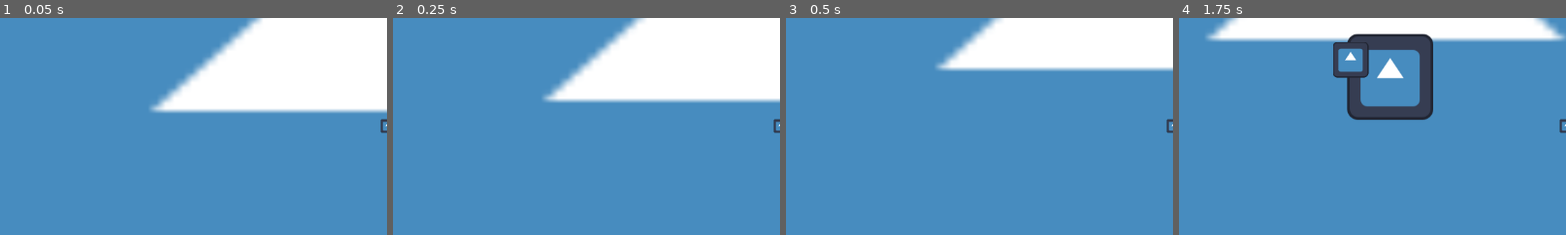
Above: before the commit, frames 1-4 (left to right).
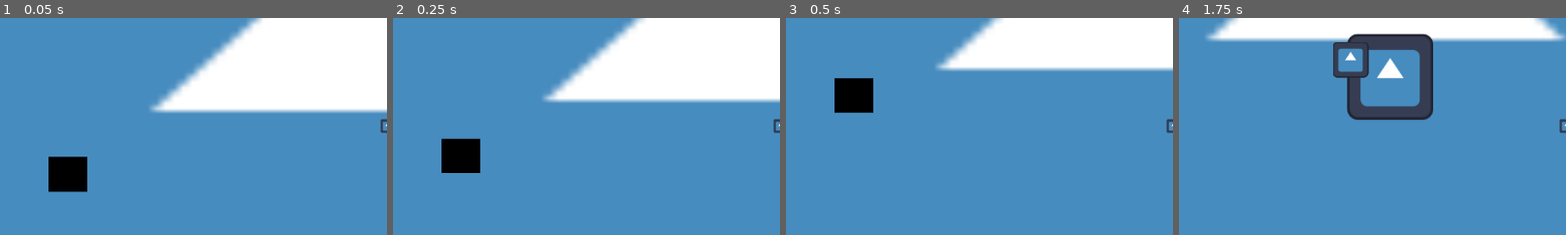
Above: after the commit, the same moments.

Repository: MstrMinecrafter/CSC486B-Prototype
Game: Godot game, scene res://root.tscn
Same seed, same stepped clock (60 frames per second), same inputs: the game is played once before the commit and once after it. The engine's default icon, where the game draws it, is replaced by a stand-in: a white triangle on a blue panel in a dark square.
Inputs:
- Up to frame 1 (0.05 s): no input
- Up to frame 2 (0.25 s): no input
- Up to frame 3 (0.5 s): no input
- Up to frame 4 (1.75 s): tap Enter (ui_accept) at 0.5, 0.77, 1.52 s; hold Right (ui_right) from 0.53 s (still down)
The pictures show only the part of the screen within x 0-50%, y 25-75%; the shares and areas given below are measured in that part.

The runs differ from the first frame. In frame 1, 1.7% of the frame differs, in the area x 12-23%, y 63-81%; in frame 2, 1.6%; in frame 3, 1.6%; in frame 4, nothing differs.

Commit message:
Changed colour system to no longer use strings. Added sprite to walls

Diff:
--- a/csc-486b-prototype/02_Levels/Another_Level.tscn
+++ b/csc-486b-prototype/02_Levels/Another_Level.tscn
@@ -39,12 +39,12 @@
 [node name="Obstacle2" parent="Foreground" unique_id=921351730 instance=ExtResource("5_x1lmt")]
 position = Vector2(-275, 179)
 
+[node name="Exit" type="Area2D" parent="Foreground" unique_id=1794265350]
+position = Vector2(-179, 144)
+
+[node name="CollisionShape2D" type="CollisionShape2D" parent="Foreground/Exit" unique_id=1789815733]
+position = Vector2(4.5, 5)
+shape = SubResource("RectangleShape2D_65sm4")
+
 [node name="Entrance" type="Marker2D" parent="." unique_id=2121061980]
 position = Vector2(171, 74)
-
-[node name="Exit" type="Area2D" parent="." unique_id=1794265350]
-position = Vector2(-179, 144)
-
-[node name="CollisionShape2D" type="CollisionShape2D" parent="Exit" unique_id=1789815733]
-position = Vector2(4.5, 5)
-shape = SubResource("RectangleShape2D_65sm4")
--- a/csc-486b-prototype/02_Levels/Level.tscn
+++ b/csc-486b-prototype/02_Levels/Level.tscn
@@ -9,14 +9,14 @@
 [ext_resource type="PackedScene" uid="uid://drbv26fbcjkxy" path="res://04_Animals/kitten.tscn" id="6_33871"]
 [ext_resource type="PackedScene" uid="uid://dngyig0abd1sr" path="res://04_Animals/Enemy.tscn" id="7_c5kom"]
 
+[sub_resource type="RectangleShape2D" id="RectangleShape2D_65sm4"]
+size = Vector2(29, 30)
+
 [sub_resource type="Curve2D" id="Curve2D_c5kom"]
 _data = {
 "points": PackedVector2Array(0, 0, 0, 0, 352.6038, 135.24527, 0, 0, 0, 0, -202.86792, 152.15094, 0, 0, 0, 0, 57.96225, -91.773605)
 }
 point_count = 3
-
-[sub_resource type="RectangleShape2D" id="RectangleShape2D_65sm4"]
-size = Vector2(29, 30)
 
 [node name="Level" type="Node2D" unique_id=1407382396]
 script = ExtResource("1_fda4h")
@@ -31,14 +31,21 @@
 [node name="Midground" type="Node" parent="." unique_id=1962280685]
 
 [node name="Wall" parent="Midground" unique_id=828491979 instance=ExtResource("3_m3clv")]
-position = Vector2(-319, 127)
+position = Vector2(-304, 147)
 scale = Vector2(5.7857203, 5.1468544)
 
 [node name="ColourChanger" parent="Midground" unique_id=648904756 instance=ExtResource("4_p25ue")]
 position = Vector2(269, 206)
-colour = "red"
+colour = Color(1, 0, 0, 1)
 
 [node name="Foreground" type="Node" parent="." unique_id=1828279886]
+
+[node name="Exit" type="Area2D" parent="Foreground" unique_id=1794265350]
+position = Vector2(-407.73, 144)
+
+[node name="CollisionShape2D" type="CollisionShape2D" parent="Foreground/Exit" unique_id=1789815733]
+position = Vector2(4.5, 5)
+shape = SubResource("RectangleShape2D_65sm4")
 
 [node name="Player" parent="Foreground" unique_id=2083418740 instance=ExtResource("4_mxnmf")]
 position = Vector2(135, 60)
@@ -54,14 +61,7 @@
 curve = SubResource("Curve2D_c5kom")
 
 [node name="Enemy" parent="Foreground" unique_id=855378465 instance=ExtResource("7_c5kom")]
-position = Vector2(-981, -154)
+position = Vector2(-992, -163)
 
 [node name="Entrance" type="Marker2D" parent="." unique_id=2121061980]
 position = Vector2(171, 74)
-
-[node name="Exit" type="Area2D" parent="." unique_id=1794265350]
-position = Vector2(-179, 144)
-
-[node name="CollisionShape2D" type="CollisionShape2D" parent="Exit" unique_id=1789815733]
-position = Vector2(4.5, 5)
-shape = SubResource("RectangleShape2D_65sm4")
--- a/csc-486b-prototype/02_Levels/level.gd
+++ b/csc-486b-prototype/02_Levels/level.gd
@@ -11,7 +11,7 @@
 	player = $Foreground/Player
 	bg_sprite = $Background/Sprite2D
 	entrance = $Entrance
-	exit = $Exit
+	exit = $Foreground/Exit
 	self.root = root
 	player.position = entrance.position
 
--- a/csc-486b-prototype/03_Environment/colour_changer.gd
+++ b/csc-486b-prototype/03_Environment/colour_changer.gd
@@ -1,4 +1,4 @@
 extends Node2D
 class_name ColourChanger
 
-@export var colour: String
+@export var colour: Color
--- a/csc-486b-prototype/03_Environment/wall.gd
+++ b/csc-486b-prototype/03_Environment/wall.gd
@@ -1,4 +1,7 @@
 extends Node2D
 class_name Wall
 
-@export var colour: String
+@export var colour: Color
+
+func _ready():
+	$Area2D/CollisionShape2D/ColorRect.color = colour
--- a/csc-486b-prototype/03_Environment/wall.tscn
+++ b/csc-486b-prototype/03_Environment/wall.tscn
@@ -3,12 +3,27 @@
 [ext_resource type="Script" uid="uid://dckmx48eneh06" path="res://03_Environment/wall.gd" id="1_xxgf6"]
 
 [sub_resource type="RectangleShape2D" id="RectangleShape2D_xxgf6"]
+size = Vector2(10, 10)
 
 [node name="Wall" type="Node2D" unique_id=1127716495]
 script = ExtResource("1_xxgf6")
-colour = "red"
 
 [node name="Area2D" type="Area2D" parent="." unique_id=2143671788]
 
 [node name="CollisionShape2D" type="CollisionShape2D" parent="Area2D" unique_id=581240117]
 shape = SubResource("RectangleShape2D_xxgf6")
+
+[node name="ColorRect" type="ColorRect" parent="Area2D/CollisionShape2D" unique_id=535885564]
+anchors_preset = 8
+anchor_left = 0.5
+anchor_top = 0.5
+anchor_right = 0.5
+anchor_bottom = 0.5
+offset_left = -5.0
+offset_top = -5.0
+offset_right = 5.0
+offset_bottom = 5.0
+grow_horizontal = 2
+grow_vertical = 2
+size_flags_horizontal = 3
+size_flags_vertical = 3
--- a/csc-486b-prototype/04_Animals/Enemy.tscn
+++ b/csc-486b-prototype/04_Animals/Enemy.tscn
@@ -5,9 +5,9 @@
 
 [sub_resource type="Curve2D" id="Curve2D_ph0r0"]
 _data = {
-"points": PackedVector2Array(0, 0, 0, 0, 140, 42, 0, 0, 0, 0, 101, 239, 0, 0, 0, 0, 417, 172)
+"points": PackedVector2Array(0, 0, 0, 0, 140, 42, 0, 0, 0, 0, 101, 239, 0, 0, 0, 0, 417, 172, 0, 0, 0, 0, 140, 42)
 }
-point_count = 3
+point_count = 4
 
 [sub_resource type="CircleShape2D" id="CircleShape2D_65sm4"]
 
--- a/csc-486b-prototype/04_Animals/player.gd
+++ b/csc-486b-prototype/04_Animals/player.gd
@@ -6,7 +6,7 @@
 
 @onready var wall_blend_area = $WallBlendArea
 
-var colour = "black"
+var colour = Color.BLACK
 var blending_in = false
 
 func update(delta: float):
